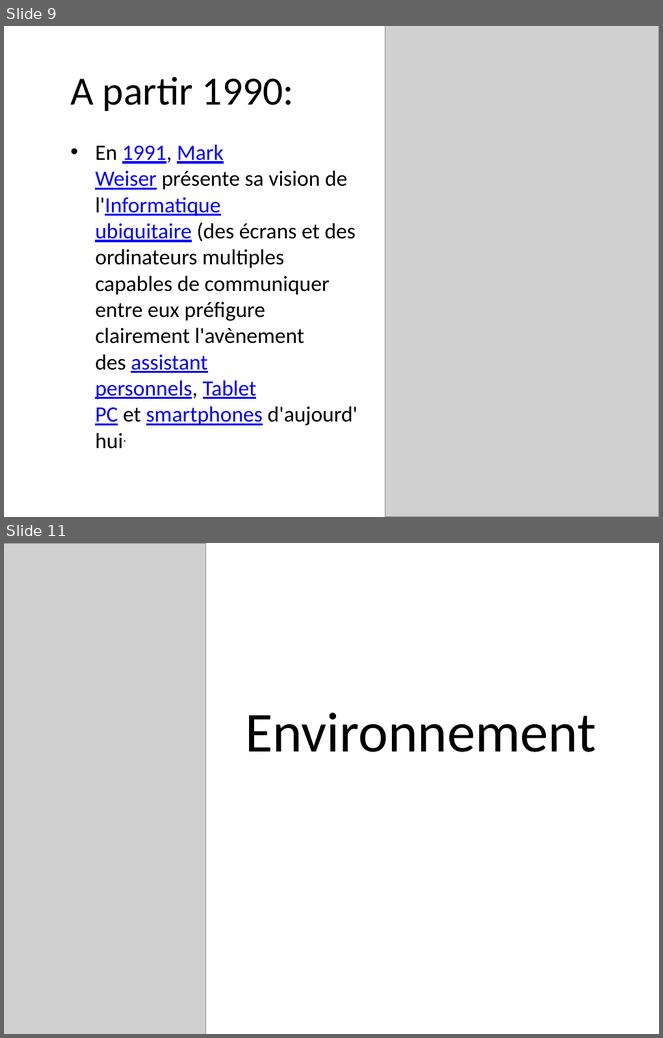
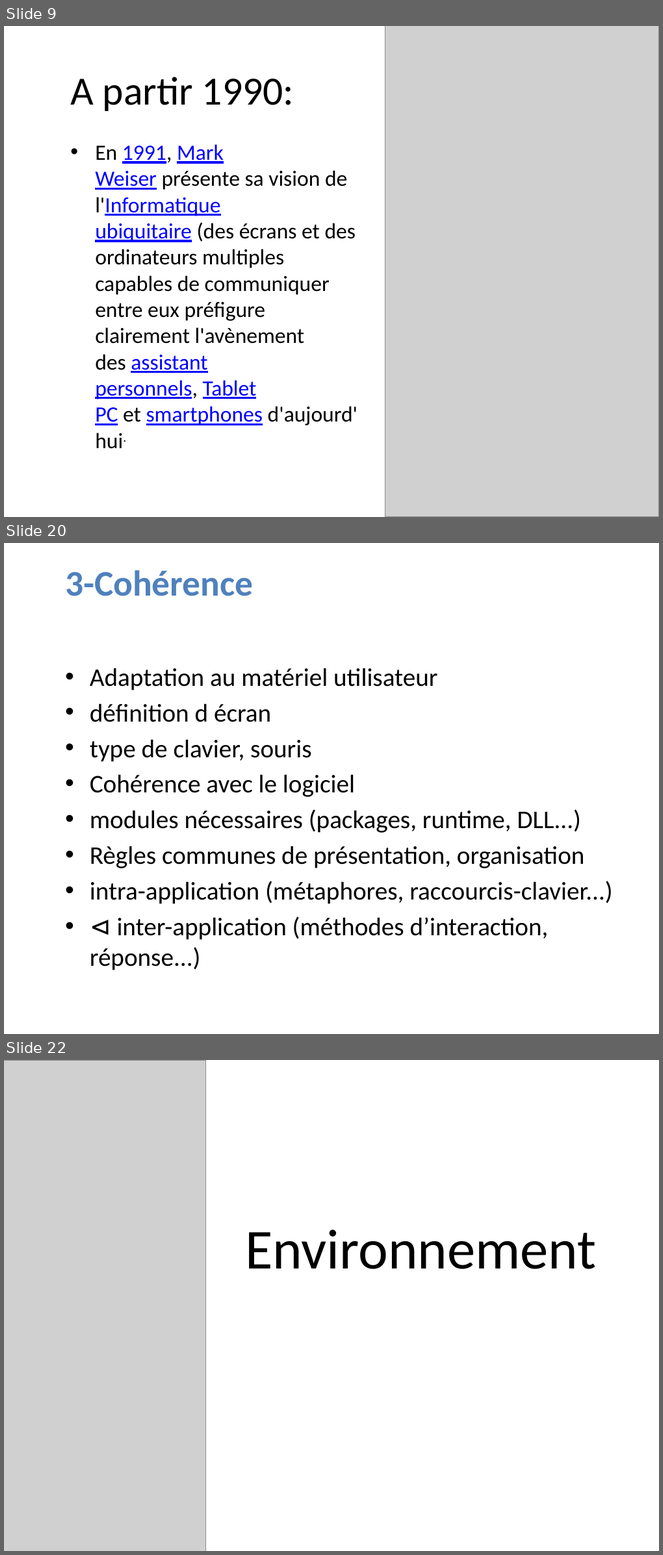
Before and after one commit to LucNtonga/IHM, a slide deck: INTERFACE.pptx. Shown one above the other, each under a label of ours: slides 9 and 11 before the commit, slides 9, 20 and 22 after it; the slides between them are not shown. The pictures are 663x1038 and 663x1555 pixels, drawn with LibreOffice and Linux fonts; fonts in the diff are those of the drawing; grey boxes stand for pictures; background and template pictures are left out. Boxes give left, top, right and bottom in pixels: in the first picture for what was removed or moved away, otherwise in the second. Text is boxed around its words. In the diff, an @@ line names an element or a change of style, - is before the commit and + after.

```diff
--- a/INTERFACE.pptx
+++ b/INTERFACE.pptx
@@ slide 20 added at box(4, 543, 659, 1034), background picture (left out) @@
@@ title added at box(65, 570, 253, 596), 39.6 pt, text #4F81BD, bold @@
+3-Cohérence
@@ text added at box(90, 668, 613, 971), 28 pt, text #000000 @@
+• Adaptation au matériel utilisateur
+• définition d écran
+• type de clavier, souris
+• Cohérence avec le logiciel
+• modules nécessaires (packages, runtime, DLL...)
+• Règles communes de présentation, organisation
+• intra-application (métaphores, raccourcis-clavier...)
+• ⊲ inter-application (méthodes d’interaction, réponse...)
@@ what was slide 11 is now slide 22 @@
```
Also in this commit, not shown: 1 slide changed, 10 other slides added.
